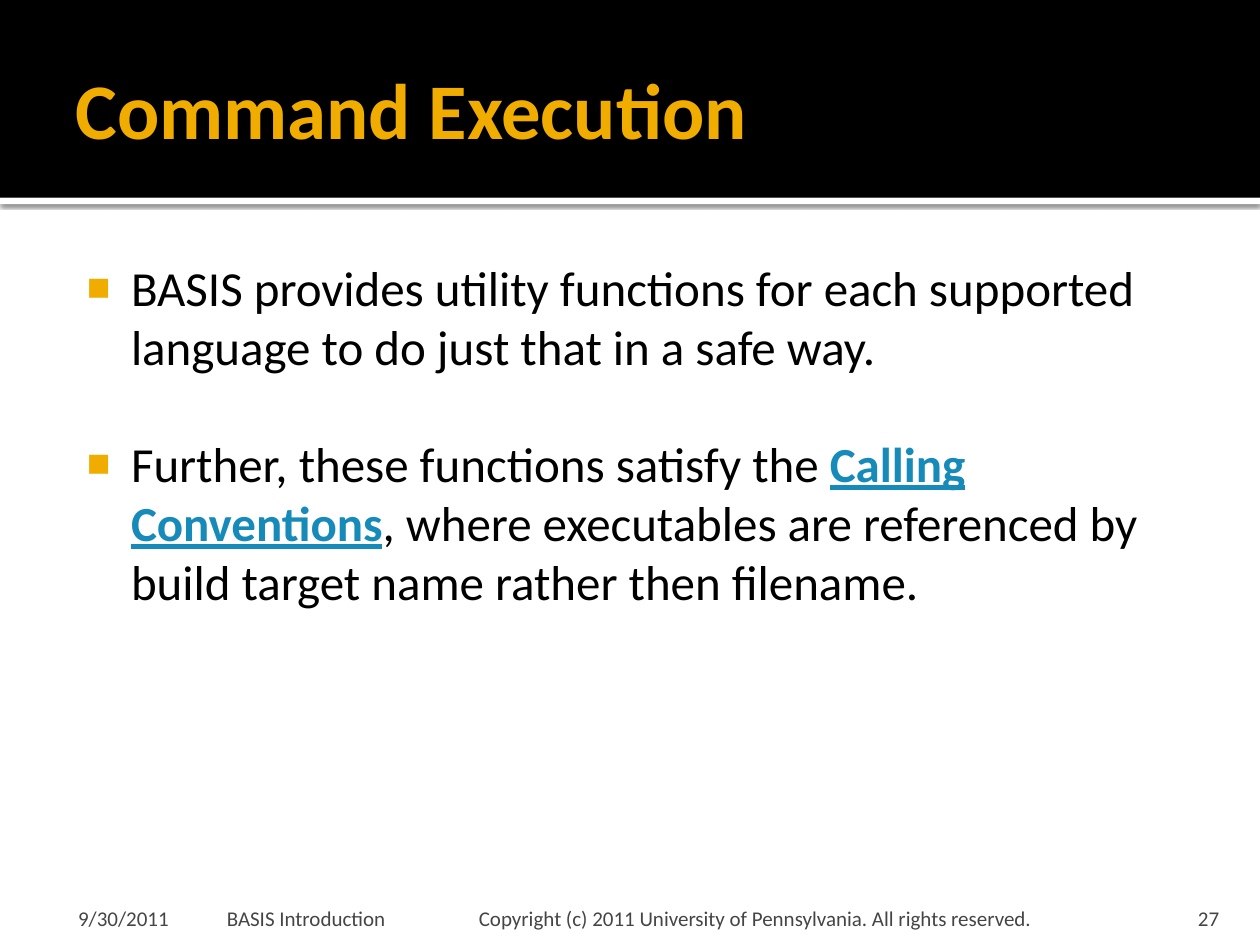
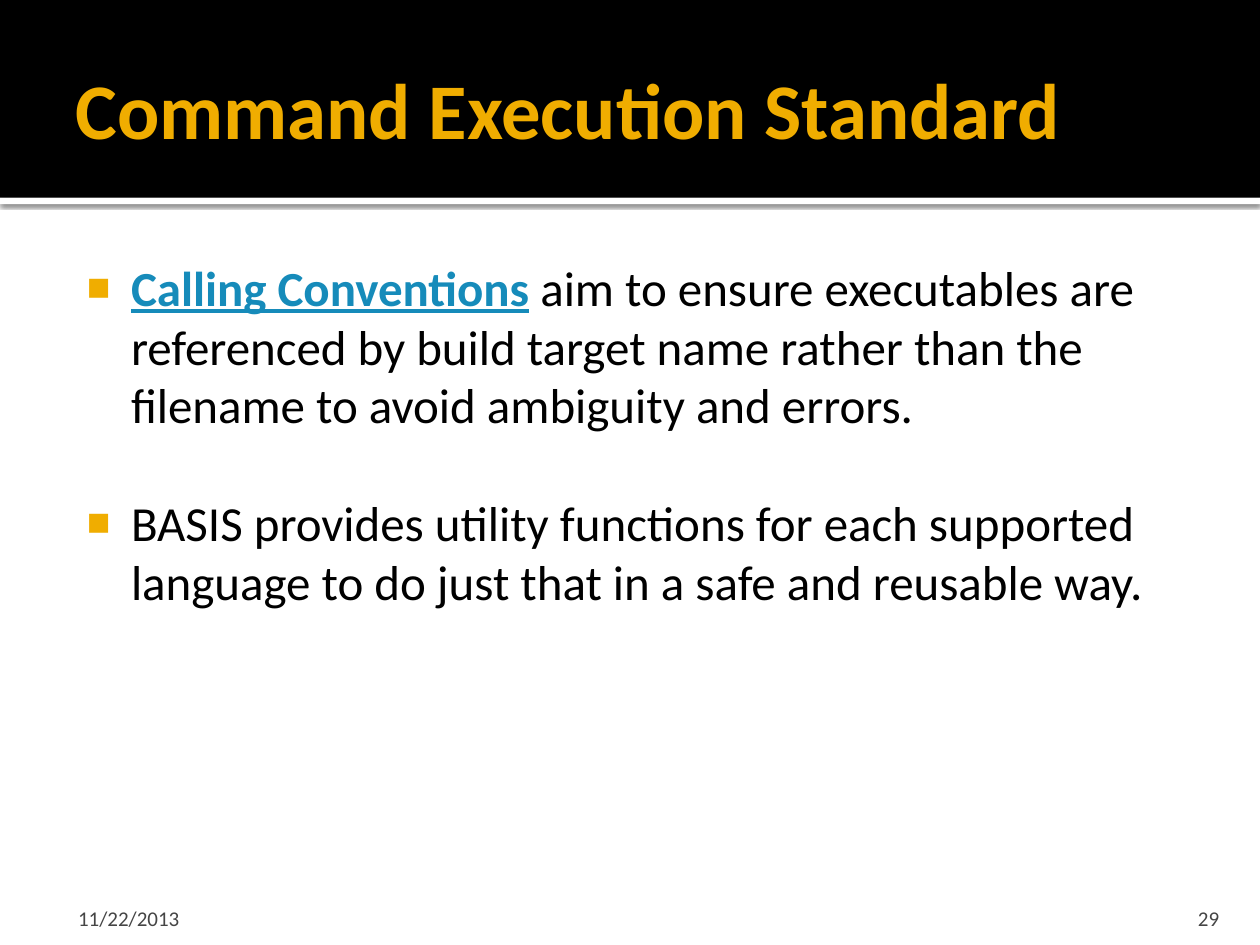
Before and after one commit to cmake-basis/legacy, a slide deck: slide 29 of doc/BASIS_Introduction.pptx (slide 27 before the commit). Drawn at 1260x945 pixels with LibreOffice and Linux fonts; fonts in the diff are those of the drawing; background and template pictures are left out. Boxes give left, top, right and bottom in pixels: in the first picture for what was removed or moved away, otherwise in the second. Text is boxed around its words. In the diff, an @@ line names an element or a change of style, - is before the commit and + after.

Commit message:
Issue #237 Correct dead links in Basis Introduction. Also improved clarity and updated outdated parts of the presentation to match the 3.0 release.

```diff
--- a/doc/BASIS_Introduction.pptx
+++ b/doc/BASIS_Introduction.pptx
@@ title at <box>76,83,1060,140</box>: text changed @@
-Command Execution
+Command Execution Standard
@@ text at <box>131,271,1142,609</box>: text changed @@
-■ BASIS provides utility functions for each supported language to do just that in a safe way.
-■ Further, these functions satisfy the Calling Conventions, where executables are referenced by build target name rather then filename.
+■ Calling Conventions aim to ensure executables are referenced by build target name rather than the filename to avoid ambiguity and errors.
+■ BASIS provides utility functions for each supported language to do just that in a safe and reusable way.
@@ text at <box>78,911,179,927</box>: text changed @@
-9/30/2011
+11/22/2013
@@ text removed at <box>227,911,1031,930</box> @@
-BASIS Introduction Copyright (c) 2011 University of Pennsylvania. All rights reserved.
@@ page number at <box>1198,912,1219,926</box>: text changed @@
-27
+29
```
Also in this commit, not shown: 36 other slides changed, 6 slides added, 3 slides removed.
